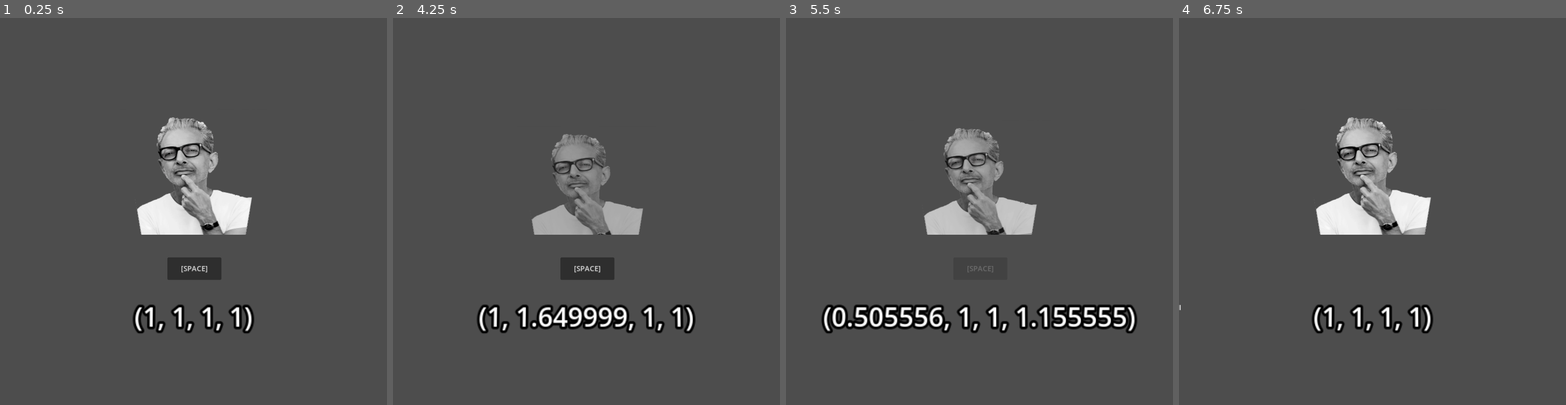
Above: before the commit, frames 1-4 (left to right).
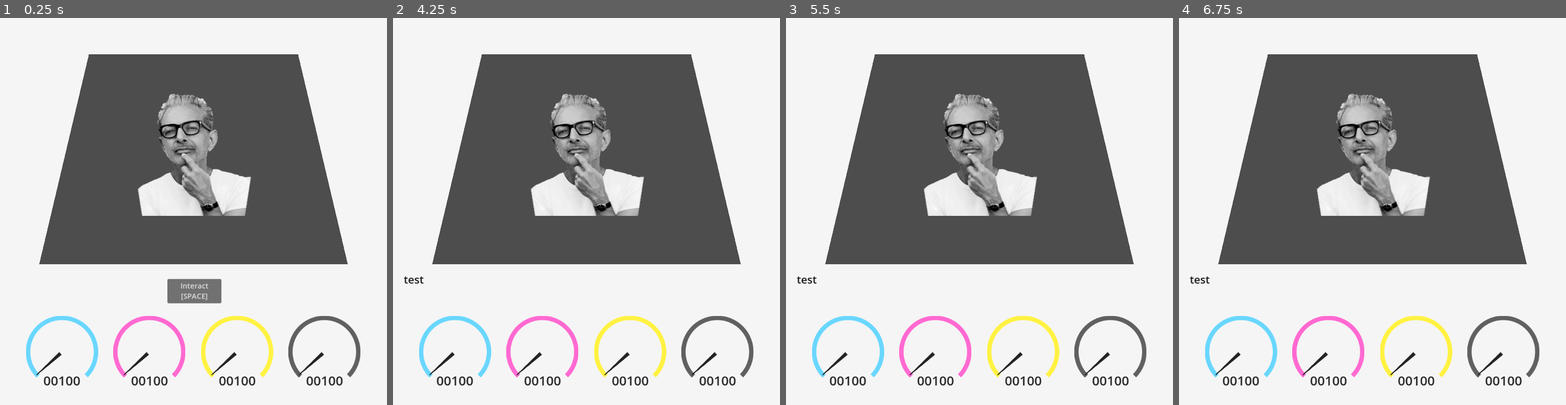
Above: after the commit, the same moments.

Repository: orangeoceans/infinite-square-well
Game: Godot game, scene res://assets/scenes/square_3D.tscn
The game is run twice, just before and just after one commit, with the same random seed, the same clock (stepped at 60 frames per second) and the same inputs.
Inputs:
- Up to frame 1 (0.25 s): no input
- Up to frame 2 (4.25 s): click "[SPACE]" (after the commit: "Interact [SPACE]") at 0.5 s; tap Enter at 1.25, 2.75 s; hold D 1.28-2.03 s; hold Space (advance_dialogue) 1.28-2.03 s; hold S 2.03-2.78 s; tap Space (advance_dialogue) at 2.1, 3.05, 3.5, 3.8 s; hold D 2.78-3.53 s; hold Q 2.78-3.53 s; hold W from 3.53 s (still down); tap E at 3.6 s
- Up to frame 3 (5.5 s): release W at 4.28 s; hold R 4.28-5.03 s; hold A from 4.28 s (still down); tap Space (advance_dialogue) at 4.55, 5.3 s; tap F at 5.1 s
- Up to frame 4 (6.75 s): release A at 5.78 s; hold S 5.78-6.53 s; hold Space (advance_dialogue) 5.78-6.53 s; tap Enter at 6.5 s; hold D from 6.53 s (still down); tap Space (advance_dialogue) at 6.6 s

The runs differ from the first frame. In frame 1, 69% of the frame differs, in the area x 0-100%, y 0-100%; in frame 2, 69%; in frame 3, 69%; in frame 4, 69%.
Error after the commit: Invalid access to property or key of type 'String' on a base object of type 'Dictionary'. (res://assets/scripts/GameplayController.gd:106)

Commit message:
Add dials

Diff:
--- a/assets/scenes/grid_controller.tscn
+++ /dev/null
@@ -1,62 +0,0 @@
-[gd_scene load_steps=14 format=3 uid="uid://b3k7yignharr2"]
-
-[ext_resource type="Shader" path="res://assets/shaders/pixel_shader.gdshader" id="1_gna3i"]
-[ext_resource type="Texture2D" uid="uid://clnaaw6mdndg6" path="res://assets/sprites/gradient.png" id="2_3sckf"]
-[ext_resource type="Texture2D" uid="uid://c8kite4ohj6ij" path="res://assets/sprites/w_clouds.png" id="3_0ovnu"]
-[ext_resource type="Texture2D" uid="uid://bnbe6k71nf8bi" path="res://assets/sprites/grid.png" id="3_jsfo5"]
-[ext_resource type="Texture2D" uid="uid://do5naernrfrbc" path="res://assets/sprites/x_clouds.png" id="4_ct6wk"]
-[ext_resource type="Texture2D" uid="uid://qgd5c3gyljk8" path="res://assets/sprites/y_clouds.png" id="5_0x1rx"]
-[ext_resource type="Texture2D" uid="uid://bljqvuau0fkov" path="res://assets/sprites/z_clouds.png" id="6_f78ar"]
-[ext_resource type="Script" path="res://assets/scripts/Square.gd" id="9_rw8hc"]
-
-[sub_resource type="LabelSettings" id="LabelSettings_4lalk"]
-font_size = 20
-
-[sub_resource type="ViewportTexture" id="ViewportTexture_dmr35"]
-viewport_path = NodePath("MeshInstance3D/SquareViewport")
-
-[sub_resource type="StandardMaterial3D" id="StandardMaterial3D_dfbjj"]
-resource_local_to_scene = true
-albedo_texture = SubResource("ViewportTexture_dmr35")
-
-[sub_resource type="PlaneMesh" id="PlaneMesh_c048q"]
-resource_local_to_scene = true
-material = SubResource("StandardMaterial3D_dfbjj")
-
-[sub_resource type="ShaderMaterial" id="ShaderMaterial_3qyy5"]
-shader = ExtResource("1_gna3i")
-shader_parameter/pos = Vector4(0, 0, 0, 0)
-shader_parameter/point_line_dists = null
-shader_parameter/max_pos = 100.0
-shader_parameter/w_clouds = ExtResource("3_0ovnu")
-shader_parameter/x_clouds = ExtResource("4_ct6wk")
-shader_parameter/y_clouds = ExtResource("5_0x1rx")
-shader_parameter/z_clouds = ExtResource("6_f78ar")
-shader_parameter/cloud_gradient = ExtResource("2_3sckf")
-shader_parameter/key_textures = null
-
-[node name="GridController" type="Node2D"]
-
-[node name="Position" type="Label" parent="."]
-offset_left = 553.0
-offset_top = 593.0
-offset_right = 644.0
-offset_bottom = 624.0
-text = "(0, 0, 0, 0)"
-label_settings = SubResource("LabelSettings_4lalk")
-metadata/_edit_use_anchors_ = true
-
-[node name="MeshInstance3D" type="MeshInstance3D" parent="."]
-mesh = SubResource("PlaneMesh_c048q")
-
-[node name="SquareViewport" type="SubViewport" parent="MeshInstance3D"]
-
-[node name="Square" type="Sprite2D" parent="MeshInstance3D/SquareViewport" node_paths=PackedStringArray("pos_label")]
-texture_repeat = 3
-material = SubResource("ShaderMaterial_3qyy5")
-position = Vector2(256, 256)
-texture = ExtResource("3_jsfo5")
-script = ExtResource("9_rw8hc")
-pos_label = NodePath("../../../Position")
-
-[node name="Node3D" type="Node3D" parent="."]
--- a/assets/scenes/square_3D.tscn
+++ b/assets/scenes/square_3D.tscn
@@ -1,14 +1,20 @@
-[gd_scene load_steps=18 format=3 uid="uid://c0kjtb30py00w"]
+[gd_scene load_steps=25 format=3 uid="uid://c0kjtb30py00w"]
 
 [ext_resource type="Script" path="res://assets/scripts/GameplayController.gd" id="1_3kxac"]
 [ext_resource type="Script" path="res://assets/scripts/DialogueSystem.gd" id="1_ay7mc"]
 [ext_resource type="Shader" path="res://assets/shaders/pixel_shader.gdshader" id="1_btqfs"]
 [ext_resource type="Texture2D" uid="uid://dv4cdgjfwjjog" path="res://assets/sprites/goldblum.png" id="1_hf5ej"]
+[ext_resource type="Texture2D" uid="uid://bvig7qvn3qwbd" path="res://assets/sprites/ring.png" id="2_87ku5"]
+[ext_resource type="Texture2D" uid="uid://4as34g0gisxw" path="res://assets/sprites/ring_w.png" id="2_o88bo"]
 [ext_resource type="Texture2D" uid="uid://clnaaw6mdndg6" path="res://assets/sprites/gradient.png" id="2_p60up"]
+[ext_resource type="Texture2D" uid="uid://dtokeimh6dbs6" path="res://assets/sprites/needle.png" id="2_vma70"]
 [ext_resource type="Texture2D" uid="uid://ceb0bgmcfitla" path="res://assets/sprites/jeff.png" id="3_efu71"]
+[ext_resource type="Script" path="res://assets/scripts/NeedleController.gd" id="3_jcith"]
 [ext_resource type="Texture2D" uid="uid://c8kite4ohj6ij" path="res://assets/sprites/w_clouds.png" id="4_4ixyg"]
 [ext_resource type="Texture2D" uid="uid://do5naernrfrbc" path="res://assets/sprites/x_clouds.png" id="5_cxrtp"]
+[ext_resource type="Texture2D" uid="uid://cc3sx832vtly3" path="res://assets/sprites/ring_x.png" id="5_ygdnb"]
 [ext_resource type="Texture2D" uid="uid://qgd5c3gyljk8" path="res://assets/sprites/y_clouds.png" id="6_m10lw"]
+[ext_resource type="Texture2D" uid="uid://dfvjpls58nvx2" path="res://assets/sprites/ring_y.png" id="6_yfwic"]
 [ext_resource type="Texture2D" uid="uid://bljqvuau0fkov" path="res://assets/sprites/z_clouds.png" id="7_q6kx6"]
 [ext_resource type="Texture2D" uid="uid://bnbe6k71nf8bi" path="res://assets/sprites/grid.png" id="8_vx24x"]
 
@@ -42,8 +48,154 @@
 shader_parameter/cloud_gradient = ExtResource("2_p60up")
 shader_parameter/key_textures = Array[Texture2D]([ExtResource("3_efu71")])
 
+[sub_resource type="Environment" id="Environment_akhw1"]
+background_mode = 1
+background_color = Color(0.960784, 0.960784, 0.960784, 1)
+
 [node name="square_3D" type="Node3D"]
 script = ExtResource("1_3kxac")
+
+[node name="HUD" type="CanvasLayer" parent="."]
+
+[node name="DialRectW" type="TextureRect" parent="HUD"]
+offset_left = 58.0
+offset_top = 662.0
+offset_right = 258.0
+offset_bottom = 862.0
+scale = Vector2(0.8, 0.8)
+texture = ExtResource("2_o88bo")
+script = ExtResource("3_jcith")
+
+[node name="NeedleRect" type="TextureRect" parent="HUD/DialRectW"]
+layout_mode = 1
+anchors_preset = 7
+anchor_left = 0.5
+anchor_top = 1.0
+anchor_right = 0.5
+anchor_bottom = 1.0
+offset_left = -100.0
+offset_top = -200.0
+offset_right = 100.0
+grow_horizontal = 2
+grow_vertical = 0
+pivot_offset = Vector2(100, 100)
+texture = ExtResource("2_vma70")
+
+[node name="ValueLabel" type="RichTextLabel" parent="HUD/DialRectW"]
+layout_mode = 0
+offset_left = 47.5
+offset_top = 153.75
+offset_right = 216.5
+offset_bottom = 223.75
+theme_override_colors/default_color = Color(0.152941, 0.152941, 0.152941, 1)
+theme_override_font_sizes/mono_font_size = 36
+bbcode_enabled = true
+text = "[code]00000[/code]"
+
+[node name="DialRectX" type="TextureRect" parent="HUD"]
+offset_left = 252.0
+offset_top = 662.0
+offset_right = 452.0
+offset_bottom = 862.0
+scale = Vector2(0.8, 0.8)
+texture = ExtResource("5_ygdnb")
+script = ExtResource("3_jcith")
+pos_index = 1.0
+
+[node name="NeedleRect" type="TextureRect" parent="HUD/DialRectX"]
+layout_mode = 1
+anchors_preset = 7
+anchor_left = 0.5
+anchor_top = 1.0
+anchor_right = 0.5
+anchor_bottom = 1.0
+offset_left = -100.0
+offset_top = -200.0
+offset_right = 100.0
+grow_horizontal = 2
+grow_vertical = 0
+pivot_offset = Vector2(100, 100)
+texture = ExtResource("2_vma70")
+
+[node name="ValueLabel" type="RichTextLabel" parent="HUD/DialRectX"]
+offset_left = 48.75
+offset_top = 153.75
+offset_right = 217.75
+offset_bottom = 223.75
+theme_override_colors/default_color = Color(0.152941, 0.152941, 0.152941, 1)
+theme_override_font_sizes/mono_font_size = 36
+bbcode_enabled = true
+text = "[code]00000[/code]"
+
+[node name="DialRectY" type="TextureRect" parent="HUD"]
+offset_left = 447.0
+offset_top = 662.0
+offset_right = 647.0
+offset_bottom = 862.0
+scale = Vector2(0.8, 0.8)
+texture = ExtResource("6_yfwic")
+script = ExtResource("3_jcith")
+pos_index = 2.0
+
+[node name="NeedleRect" type="TextureRect" parent="HUD/DialRectY"]
+layout_mode = 1
+anchors_preset = 7
+anchor_left = 0.5
+anchor_top = 1.0
+anchor_right = 0.5
+anchor_bottom = 1.0
+offset_left = -100.0
+offset_top = -200.0
+offset_right = 100.0
+grow_horizontal = 2
+grow_vertical = 0
+pivot_offset = Vector2(100, 100)
+texture = ExtResource("2_vma70")
+
+[node name="ValueLabel" type="RichTextLabel" parent="HUD/DialRectY"]
+offset_left = 48.75
+offset_top = 153.75
+offset_right = 217.75
+offset_bottom = 223.75
+theme_override_colors/default_color = Color(0.152941, 0.152941, 0.152941, 1)
+theme_override_font_sizes/mono_font_size = 36
+bbcode_enabled = true
+text = "[code]00000[/code]"
+
+[node name="DialRectZ" type="TextureRect" parent="HUD"]
+offset_left = 641.0
+offset_top = 662.0
+offset_right = 841.0
+offset_bottom = 862.0
+scale = Vector2(0.8, 0.8)
+texture = ExtResource("2_87ku5")
+script = ExtResource("3_jcith")
+pos_index = 3.0
+
+[node name="NeedleRect" type="TextureRect" parent="HUD/DialRectZ"]
+layout_mode = 1
+anchors_preset = 7
+anchor_left = 0.5
+anchor_top = 1.0
+anchor_right = 0.5
+anchor_bottom = 1.0
+offset_left = -100.0
+offset_top = -200.0
+offset_right = 100.0
+grow_horizontal = 2
+grow_vertical = 0
+pivot_offset = Vector2(100, 100)
+texture = ExtResource("2_vma70")
+
+[node name="ValueLabel" type="RichTextLabel" parent="HUD/DialRectZ"]
+offset_left = 48.75
+offset_top = 153.75
+offset_right = 217.75
+offset_bottom = 223.75
+theme_override_colors/default_color = Color(0.152941, 0.152941, 0.152941, 1)
+theme_override_font_sizes/mono_font_size = 36
+bbcode_enabled = true
+text = "[code]00000[/code]"
 
 [node name="DialogueSystem" type="CanvasLayer" parent="."]
 script = ExtResource("1_ay7mc")
@@ -55,12 +207,18 @@
 anchor_top = 0.5
 anchor_right = 0.5
 anchor_bottom = 0.5
-offset_left = -430.0
-offset_top = 202.0
-offset_right = 430.0
-offset_bottom = 430.0
+offset_left = -406.0
+offset_top = 134.0
+offset_right = 404.0
+offset_bottom = 411.0
 grow_horizontal = 2
 grow_vertical = 2
+theme_override_colors/default_color = Color(0.0941176, 0.0941176, 0.0941176, 1)
+theme_override_font_sizes/normal_font_size = 24
+theme_override_font_sizes/bold_font_size = 24
+theme_override_font_sizes/italics_font_size = 24
+theme_override_font_sizes/bold_italics_font_size = 24
+theme_override_font_sizes/mono_font_size = 24
 bbcode_enabled = true
 text = "test"
 
@@ -71,14 +229,15 @@
 anchor_right = 0.5
 anchor_bottom = 0.5
 offset_left = -58.0
-offset_top = 102.0
+offset_top = 152.0
 offset_right = 62.0
-offset_bottom = 152.0
+offset_bottom = 202.0
 grow_horizontal = 2
 grow_vertical = 2
 action_mode = 0
 shortcut = SubResource("Shortcut_qbce5")
-text = "[SPACE]"
+text = "Interact
+[SPACE]"
 
 [node name="SquareMesh" type="MeshInstance3D" parent="."]
 mesh = SubResource("PlaneMesh_b3738")
@@ -93,10 +252,12 @@
 
 [node name="PositionLabel" type="Label3D" parent="."]
 transform = Transform3D(1, 0, 0, 0, 0.344741, 0.938698, 0, -0.938698, 0.344741, 0, 0, 1.18644)
+visible = false
 text = "(0, 0, 0, 0)"
 
 [node name="Camera3D" type="Camera3D" parent="."]
-transform = Transform3D(1, 0, 0, 0, 0.388191, 0.921579, 0, -0.921579, 0.388191, 0, 1.66563, 1.191)
+transform = Transform3D(1, 0, 0, 0, 0.388191, 0.921579, 0, -0.921579, 0.388191, 0, 1.63892, 1.32103)
+environment = SubResource("Environment_akhw1")
 
 [node name="FigureSprites" type="Node3D" parent="."]
 transform = Transform3D(0.2, 0, 0, 0, 0.173205, 0.1, 0, -0.1, 0.173205, 0, 0.274379, 0.504164)
--- a/assets/scripts/DialogueSystem.gd
+++ b/assets/scripts/DialogueSystem.gd
@@ -4,7 +4,7 @@
 @export var nearest_encounter_dist: float
 
 var dialogue_enabled = false
-var dialogues = ["Hello my name is Jeff Goldblum.", "I am a famous actor who played Dr. Ian Malcolm in Jurassic Park.", "I must say you look quite ravishing today."]
+var encounter_text = {"jeff": ["Hello my name is Jeff Goldblum.", "I am a famous actor who played Dr. Ian Malcolm in Jurassic Park.", "I must say you look quite ravishing today."]}
 var dialogue_index = 0
 var dialogue_open = false
 var char_per_sec = 20.
@@ -13,13 +13,16 @@
 var button_tween
 
 func update_dialogue():
-	if dialogue_index < dialogues.size():
-		$DialogueRichtext.text = dialogues[dialogue_index]
+	if dialogue_index < encounter_text[nearest_encounter].size():
+		$DialogueRichtext.text = encounter_text[nearest_encounter][dialogue_index]
 		if text_tween:
 			text_tween.kill()
 		$DialogueRichtext.visible_ratio = 0.
 		text_tween = get_tree().create_tween()
-		text_tween.tween_property($DialogueRichtext, "visible_ratio", 1., len(dialogues[dialogue_index])/char_per_sec)
+		text_tween.tween_property($DialogueRichtext,
+			"visible_ratio", 1.,
+			len(encounter_text[nearest_encounter][dialogue_index])/char_per_sec
+		)
 		dialogue_index += 1
 	else:
 		dialogue_index = 0
--- a/assets/scripts/GameplayController.gd
+++ b/assets/scripts/GameplayController.gd
@@ -4,6 +4,7 @@
 var max_pos: float = 100.
 
 @export var pos: Vector4
+var last_pos: Vector4
 var can_move: bool = true
 
 var square_sprite: Sprite2D;
@@ -32,6 +33,7 @@
 	# Make sure the node has a material and that it's a ShaderMaterial
 	assert(square_sprite.material is ShaderMaterial)
 	pos = Vector4(1., 1., 1., 1.)
+	last_pos = pos
 	pos_label.text = str(pos)
 	square_sprite.material.set_shader_parameter("pos", pos)
 	square_sprite.material.set_shader_parameter("max_pos", max_pos)
@@ -40,7 +42,6 @@
 
 func _process(_delta):
 	can_move = not $DialogueSystem.dialogue_open
-
 	if can_move:
 		if Input.is_key_pressed(KEY_Q):
 			modify_pos(0, speed)
@@ -61,7 +62,10 @@
 			modify_pos(3, speed)
 		elif Input.is_key_pressed(KEY_F):
 			modify_pos(3, -speed)
-	update_square()
+
+	if pos != last_pos:
+		update_square()
+		last_pos = pos
 
 func point_line_distance(point: Vector4, line_p: Vector4, line_v: Vector4) -> float:
 	# Project point onto line, then calculate distance
@@ -74,8 +78,8 @@
 
 func update_square():
 	var point_line_dists = []
-	var nearest_keypoint = ""
-	var nearest_keypoint_dist = 9999999
+	var nearest_encounter = ""
+	var nearest_encounter_dist = 9999999
 	for key in keypoint_pos:
 		point_line_dists.append(
 			Vector3(
@@ -85,17 +89,17 @@
 			)
 		)
 		var keypoint_dist = keypoint_pos[key].distance_to(pos)
-		if keypoint_dist < nearest_keypoint_dist:
-			nearest_keypoint_dist = keypoint_dist
-			nearest_keypoint = key
+		if keypoint_dist < nearest_encounter_dist and key in $DialogueSystem.encounter_text:
+			nearest_encounter_dist = keypoint_dist
+			nearest_encounter = key
 		keypoint_fig[key].modulate.a = clamp(1. - keypoint_dist**2, 0., 1.)
 		keypoint_fig[key].position.y = 0. - keypoint_dist**2
-	$DialogueSystem.nearest_encounter = nearest_keypoint
-	$DialogueSystem.nearest_encounter_dist = nearest_keypoint_dist
+	$DialogueSystem.nearest_encounter = nearest_encounter
+	$DialogueSystem.nearest_encounter_dist = nearest_encounter_dist
 
 	square_sprite.material.set_shader_parameter("point_line_dists", point_line_dists)
 	square_sprite.material.set_shader_parameter("pos", pos)
-	pos_label.text = str(pos)
+	pos_label.text = "%.2f %.2f %.2f %.2f" % [pos[0], pos[1], pos[2], pos[3]]
 
 func _on_interact_button_pressed():
 	pos_tween = get_tree().create_tween()
--- /dev/null
+++ b/assets/scripts/NeedleController.gd
@@ -0,0 +1,18 @@
+extends TextureRect
+
+@export var pos_index: float
+
+var min_angle = -135.
+var max_angle = 135.
+var diff_angle = max_angle - min_angle
+
+var root_node;
+
+func _ready():
+	root_node = get_node("/root/square_3D")
+
+func _process(_delta):
+	var val = root_node.pos[pos_index]
+	var normalized_val = val/root_node.max_pos
+	$NeedleRect.rotation_degrees = min_angle + diff_angle*normalized_val
+	$ValueLabel.text = "[code]%05d[/code]" % [val*100.]
Binary file added: assets/sprites/needle.png
Not shown, added: assets/sprites/needle.png.import
Binary file added: assets/sprites/ring.png
Not shown, added: assets/sprites/ring.png.import
Binary file added: assets/sprites/ring_w.png
Not shown, added: assets/sprites/ring_w.png.import
Binary file added: assets/sprites/ring_x.png
Not shown, added: assets/sprites/ring_x.png.import
Binary file added: assets/sprites/ring_y.png
Not shown, added: assets/sprites/ring_y.png.import
